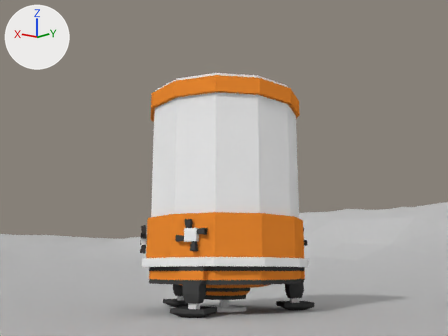
The Blender file concept/3d-style/moon-base.blend as it was, and as the next commit left it.
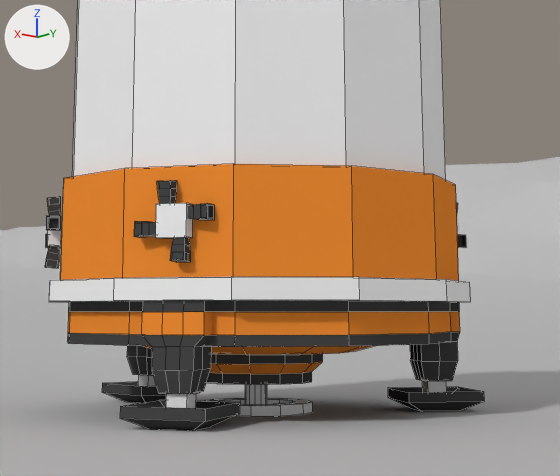
There are two pictures of each version: one from the file's camera 'camera', one close up on the part from 27% to 77% of the width and 44% to 100% of the height. Lighting does not change. The marker at upper left points along +X, +Y and +Z. The close-ups show mesh edges as thin lines.

Objects in the first close-up: 'Landscape', 'landing gear', 'landing gear.001', 'landing gear.002', 'miner', 'processor', 'rcs', 'rcs.003', 'thrust plate'.
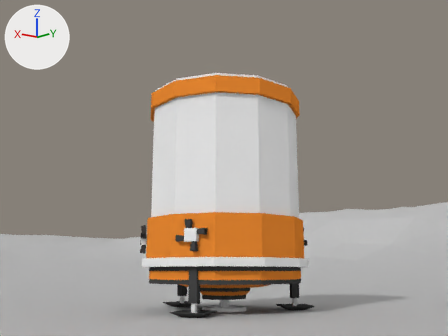
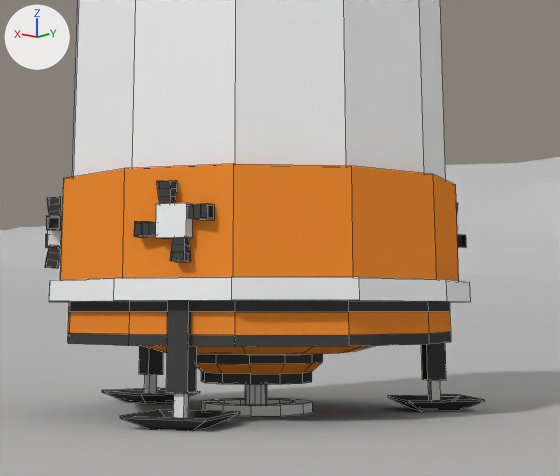
Pixel boxes (x1, y1, x2, y2) of what changed, in the close-ups (560 x 476 px; the box of a moved part takes in the faces that stretch with it):
```json
{"object": "landing gear.002", "change": "reshaped", "before": [388, 302, 484, 411], "after": [388, 343, 484, 411]}
{"part": 1, "of": "me_landing_gear", "change": "added", "after": [139, 300, 446, 393], "on screen": "black"}
{"part": 2, "of": "me_landing_gear", "change": "deleted", "before": [127, 300, 460, 394], "on screen": "black"}
{"part": 3, "of": "me_landing_gear", "change": "moved or reshaped", "before": [102, 375, 484, 421], "after": [102, 375, 484, 421]}
```

Edits to the scene script, one JSON object a line:
```json
{"block": "me_landing_gear", "where": "me_landing_gear.from_pydata(...)  # 82 vertices, 78 faces; spans x -0.3..0.5, y -0.4..0.4, z -0.7..0.4"}
{"block": "me_landing_gear", "where": "# used by ob_landing_gear_002; location = (-1.56, 0.9, 0.7); rotation_euler = (0.0, 0.0, -3.665), in degrees (0, 0, -210)"}
{"block": "me_landing_gear", "where": "# verts and faces of me_landing_gear; kept vertices keep their numbers, new ones are numbered from 82"}
{"block": "me_landing_gear", "where": "# before: 16 (0.3, -0.2, -0.6), 17 (0.3, 0.2, -0.6), 18 (0.2, 0.1, -0.6), 19 (0.2, -0.1, -0.6), 20 (0.0, 0.1, -0.6)"}
{"block": "me_landing_gear", "where": "# before: 21 (0.0, -0.1, -0.6), 26 (0.0, -0.1, -0.2), 27 (0.0, 0.1, -0.2), 28 (0.2, -0.1, -0.2), 29 (0.2, 0.1, -0.2)"}
{"block": "me_landing_gear", "where": "# before: 30 (-0.1, 0.2, -0.6), 31 (-0.1, -0.2, -0.6), 32 (0.5, -0.4, -0.5) at pixel (120, 406), 33 (0.5, 0.4, -0.5) at pixel (205, 408), 34 (-0.3, 0.4, -0.5) at pixel (239, 402)"}
{"block": "me_landing_gear", "where": "# before: 35 (-0.3, -0.4, -0.5) at pixel (159, 400)"}
{"block": "me_landing_gear", "change": "me_landing_gear part 1: a new loose piece, a box spanning x 0.0..0.2, y -0.1..0.1, z -0.4..0.4, in mat_black_ship (black #444444)"}
{"block": "me_landing_gear", "change": "me_landing_gear part 2: the loose piece of 58 vertices spanning x -0.1..0.3, y -0.3..0.3, z -0.4..0.4 is deleted"}
{"block": "me_landing_gear", "change": "me_landing_gear part 3"}
{"op": "add", "block": "me_landing_gear", "code": "for i in [16, 17, *range(30, 36)]: verts[i] += (0.0, 0.0, -0.08)"}
{"op": "add", "block": "me_landing_gear", "code": "verts[18] = (0.15, 0.05, -0.68)  # moved"}
{"op": "add", "block": "me_landing_gear", "code": "verts[19] = (0.15, -0.05, -0.68)  # moved"}
{"op": "add", "block": "me_landing_gear", "code": "verts[20] = (0.05, 0.05, -0.68)  # moved"}
{"op": "add", "block": "me_landing_gear", "code": "verts[21] = (0.05, -0.05, -0.68)  # moved"}
{"op": "add", "block": "me_landing_gear", "code": "verts[26] = (0.05, -0.05, -0.2)  # moved"}
{"op": "add", "block": "me_landing_gear", "code": "verts[27] = (0.05, 0.05, -0.2)  # moved"}
{"op": "add", "block": "me_landing_gear", "code": "verts[28] = (0.15, -0.05, -0.2)  # moved"}
{"op": "add", "block": "me_landing_gear", "code": "verts[29] = (0.15, 0.05, -0.2)  # moved"}
{"op": "remove", "block": "me_landing_gear", "code": "me_landing_gear.materials.append(mat_accent_ship)  # orange #e78731"}
```
